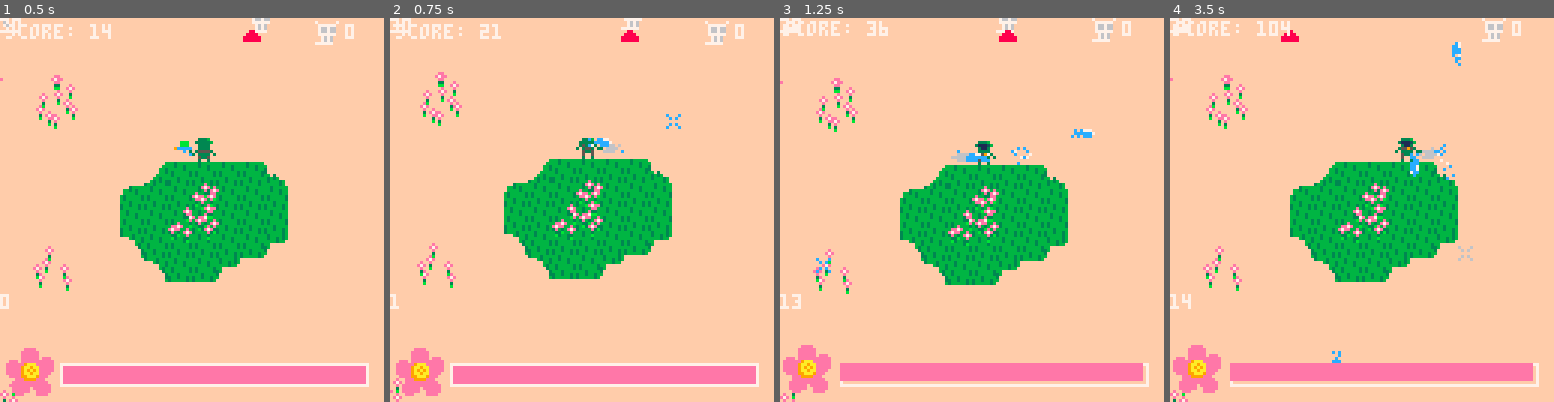
Above: before the commit, frames 1-4 (left to right).
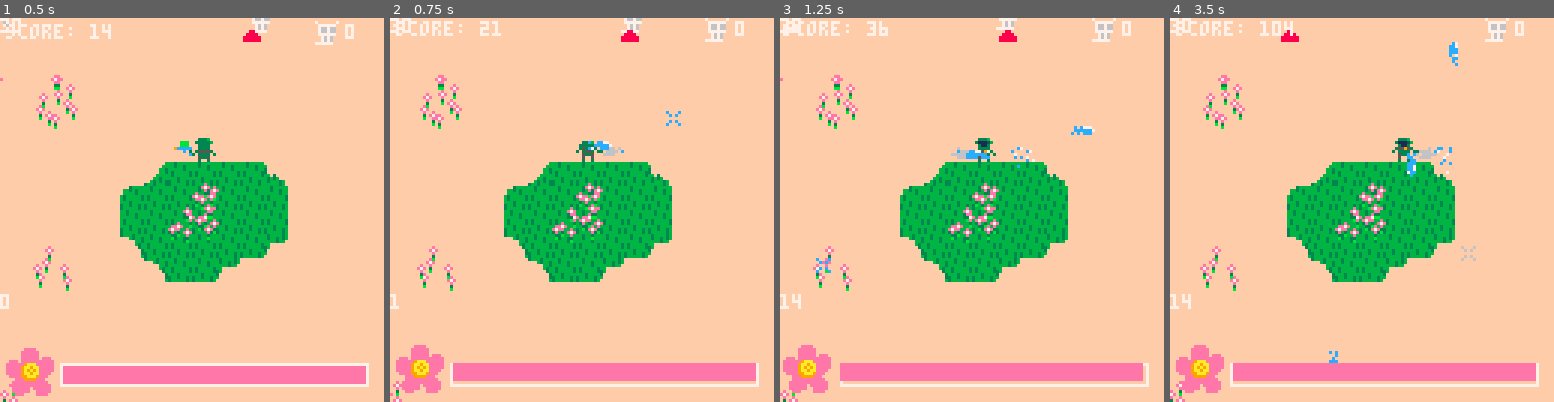
Above: after the commit, the same moments.

Repository: samboyer/ld46
Game: PICO-8 cartridge ld46.p8
The game is run twice, just before and just after one commit, with the same random seed, the same clock (stepped at 60 frames per second) and the same inputs.
Inputs (mouse positions are in pixels of both pictures, inside the frame that each line leads up to):
- Up to frame 1 (0.5 s): no input
- Up to frame 2 (0.75 s): click (670, 121) at 0.67 s; tap O (Z key) at 0.7 s
- Up to frame 3 (1.25 s): click (826, 267) at 1.22 s
- Up to frame 4 (3.5 s): hold Right 1.6-2.1 s; tap O (Z key) every 0.4 s from 1.7 to 3.3 s; click (1277, 114) at 1.77 s; hold Up 2.15-2.42 s; click (1342, 259) at 2.32 s; hold Right 2.47-3.03 s; click (1404, 106) at 2.87 s; hold Left from 3.08 s (still down); click (1465, 256) at 3.42 s

Frame 1 is identical in both runs. In frame 2, 7.4% of the frame differs, in the area x 0-96%, y 0-100%; in frame 3, 5.2%; in frame 4, 8.8%.

Commit message:
Added random text when you do things

Diff:
--- a/ld46.p8
+++ b/ld46.p8
@@ -380,6 +380,7 @@
     dead = false
   })
 
+  random_effect_text(shoot_texts, 0.05)
   screen_shake = 3
 end
 
@@ -414,7 +415,7 @@
               del(enemies, hit_enemy)
               kills += 1
               score += hit_enemy.maxhealth * killscorescaler
-              if (rnd(1) < 0.1) show_effect_text("yaass slayy")
+              random_effect_text(kill_texts, 0.1)
             end
           end
         end
@@ -480,7 +481,7 @@
     end
     wateranimframes -= 1
     if wateranimframes==0 then
-      if(rnd(1) < 0.3) show_effect_text("hydro homie")
+      random_effect_text(water_texts)
     end
   end
 
@@ -622,6 +623,12 @@
 -- 4 and greater = not rainbowtext
 
 fierycolours = {5,8,9,14,15,9}
+
+function random_effect_text(list, chance)
+  chance = chance or 0.3
+  if (rnd(1) < 0.5) list = generic_texts
+  if (rnd(1) < chance) show_effect_text(list[flr(rnd(#list))+1])
+end
 
 function show_effect_text(text, effect)
   effect_text = text
@@ -667,6 +674,46 @@
     end
   end
 end
+
+water_texts = {
+  "epic water combo",
+  "wow that's a nice flower",
+  "+10,000 nook miles",
+  "titchmarsh would be proud",
+  "flower power",
+  "splish splash",
+  "hydro homie"
+}
+
+kill_texts = {
+  "combo",
+  "super combo",
+  "mega combo",
+  "ultra combo",
+  "wombo combo",
+  "kill bill",
+  "sluggernaut",
+  "you monster",
+  "death comes to us all",
+  "yaass slayy",
+  "slug is kil"
+}
+
+shoot_texts = {
+  "wow bullet",
+  "bang bang",
+  "pew pew",
+  "brrap brrap"
+}
+
+generic_texts = {
+  "stonks",
+  "you did the thing!",
+  "sample text",
+  "hey! listen!",
+  "owo what's this",
+  "you are a saucy boy"
+}
 
 
 
